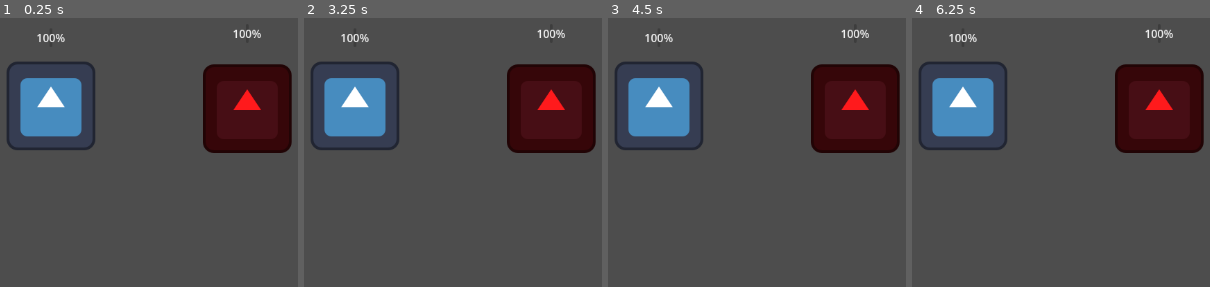
Above: before the commit, frames 1-4 (left to right).
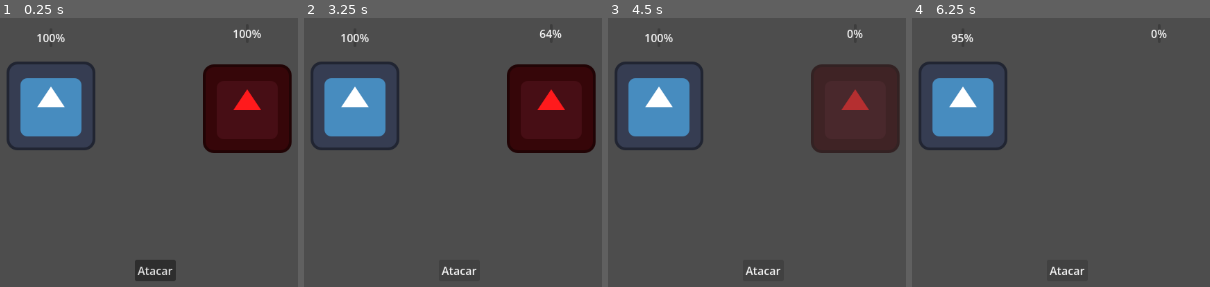
Above: after the commit, the same moments.

Repository: IvanG-Code890/game-starpath
Game: Godot game, scene res://Scenes/BattleScene.tscn
Same seed, same stepped clock (60 frames per second), same inputs: the game is played once before the commit and once after it. The engine's default icon, where the game draws it, is replaced by a stand-in: a white triangle on a blue panel in a dark square.
Inputs (mouse positions are in pixels of both pictures, inside the frame that each line leads up to):
- Up to frame 1 (0.25 s): no input
- Up to frame 2 (3.25 s): click (458, 270) at 0.5 s, where only the run after the commit has a clickable "Atacar"; click (458, 270) at 1.25 s, where only the run after the commit has a clickable "Atacar"; click (458, 270) at 2 s, where only the run after the commit has a clickable "Atacar"; tap Enter (ui_accept) at 2.75, 3.02 s
- Up to frame 3 (4.5 s): tap Enter (ui_accept) at 3.5, 3.77, 4.25 s
- Up to frame 4 (6.25 s): tap Enter (ui_accept) at 5, 5.27, 5.75, 6.02 s

The runs differ from the first frame. In frame 1, 1.0% of the frame differs, in the area x 45-60%, y 89-98%; in frame 2, 0.4%; in frame 3, 9.9%; in frame 4, 10%, in the area x 12-98%, y 4-96%.

Commit message:
feat: implementacion del sistema de daño y seleccion de objetivos en el BattleManager

Diff:
--- a/starpath/Scenes/BattleScene.gd
+++ b/starpath/Scenes/BattleScene.gd
@@ -14,3 +14,8 @@
 
 	# Le damos al botón de inicio del BattleManager
 	battle_manager.start_battle(team_heroes, team_enemies)
+
+
+func _on_attack_button_pressed() -> void:
+	# Le pasamos la orden al BattleManager
+	battle_manager.player_action_selected("Atacar")
--- a/starpath/Scenes/BattleScene.tscn
+++ b/starpath/Scenes/BattleScene.tscn
@@ -21,3 +21,17 @@
 
 [node name="EnemySprite" parent="." unique_id=1135229011 instance=ExtResource("3_8uoga")]
 position = Vector2(87, -28)
+
+[node name="BattleUI" type="CanvasLayer" parent="." unique_id=1536480596]
+
+[node name="VBoxContainer" type="VBoxContainer" parent="BattleUI" unique_id=1314894546]
+offset_left = 454.0
+offset_top = 486.0
+offset_right = 494.0
+offset_bottom = 526.0
+
+[node name="AttackButton" type="Button" parent="BattleUI/VBoxContainer" unique_id=218713054]
+layout_mode = 2
+text = "Atacar"
+
+[connection signal="pressed" from="BattleUI/VBoxContainer/AttackButton" to="." method="_on_attack_button_pressed"]
--- a/starpath/Scripts/BattleManager.gd
+++ b/starpath/Scripts/BattleManager.gd
@@ -49,7 +49,7 @@
 
 	# 3. Decidimos qué pasa según quién sea el atacante
 	# (Usamos grupos de Godot para saber si es héroe o enemigo)
-	if active_entity.is_in_group("Heroes"):
+	if active_entity.get_parent().is_in_group("Heroes"):
 		current_state = BattleState.PLAYER_INPUT
 		_log("Esperando tu orden...")
 		action_menu_toggled.emit(true) # Avisamos a la UI para que muestre botones
@@ -60,10 +60,19 @@
 
 func _execute_enemy_ai(enemy: BaseEntity) -> void:
 	_log("El enemigo " + enemy.stats.character_name + " está pensando...")
-	await get_tree().create_timer(1.5).timeout
+	await get_tree().create_timer(1.0).timeout
 
 	_log(enemy.stats.character_name + " ataca ferozmente.")
-	# AQUÍ IRÁ EL ACTION PROCESSOR PARA APLICAR EL DAÑO
+	await get_tree().create_timer(0.5).timeout
+
+	# 1. El enemigo busca al héroe
+	var target = _get_first_hero()
+
+	# 2. Le aplica daño
+	if target:
+		var damage_dealt = enemy.stats.attack
+		target.take_damage(damage_dealt)
+		_log("¡Ay! " + target.stats.character_name + " recibe daño.")
 
 	await get_tree().create_timer(1.0).timeout
 	advance_to_next_turn()
@@ -77,3 +86,38 @@
 func _log(message: String) -> void:
 	print(message)
 	text_log_updated.emit(message)
+
+# Función que llamaremos cuando el jugador pulse un botón
+func player_action_selected(action_name: String) -> void:
+	if current_state != BattleState.PLAYER_INPUT:
+		return
+
+	action_menu_toggled.emit(false)
+
+	# 1. Identificamos quién ataca y quién recibe
+	var attacker = turn_queue.queue[turn_queue.active_index - 1]
+	var defender = _get_first_enemy()
+
+	_log(attacker.stats.character_name + " usa " + action_name + "!")
+	await get_tree().create_timer(1.0).timeout
+
+	# 2. El ataque del héroe se lo pasamos a la función de recibir daño del limo
+	if defender:
+		var damage_dealt = attacker.stats.attack
+		defender.take_damage(damage_dealt)
+		_log("¡PUM! " + defender.stats.character_name + " recibe daño.")
+
+	await get_tree().create_timer(1.0).timeout
+	advance_to_next_turn()
+
+func _get_first_enemy() -> BaseEntity:
+	for entity in turn_queue.queue:
+		if entity.get_parent().is_in_group("Enemies") and entity.is_alive:
+			return entity
+	return null
+
+func _get_first_hero() -> BaseEntity:
+	for entity in turn_queue.queue:
+		if entity.get_parent().is_in_group("Heroes") and entity.is_alive:
+			return entity
+	return null
--- a/starpath/Scripts/Personaje.gd
+++ b/starpath/Scripts/Personaje.gd
@@ -11,12 +11,12 @@
 	ataque = poder_ataque
 
 # Función que calcula y aplica el daño
-func recibir_dano(cantidad: int):
+func get_damage(cantidad: int):
 	hp_actual -= cantidad
 	if hp_actual < 0:
 		hp_actual = 0
 	print(">>> " + nombre + " recibe " + str(cantidad) + " de daño. (HP: " + str(hp_actual) + ")")
 
 # Comprueba si el personaje ha caído
-func esta_vivo() -> bool:
+func is_alive() -> bool:
 	return hp_actual > 0
